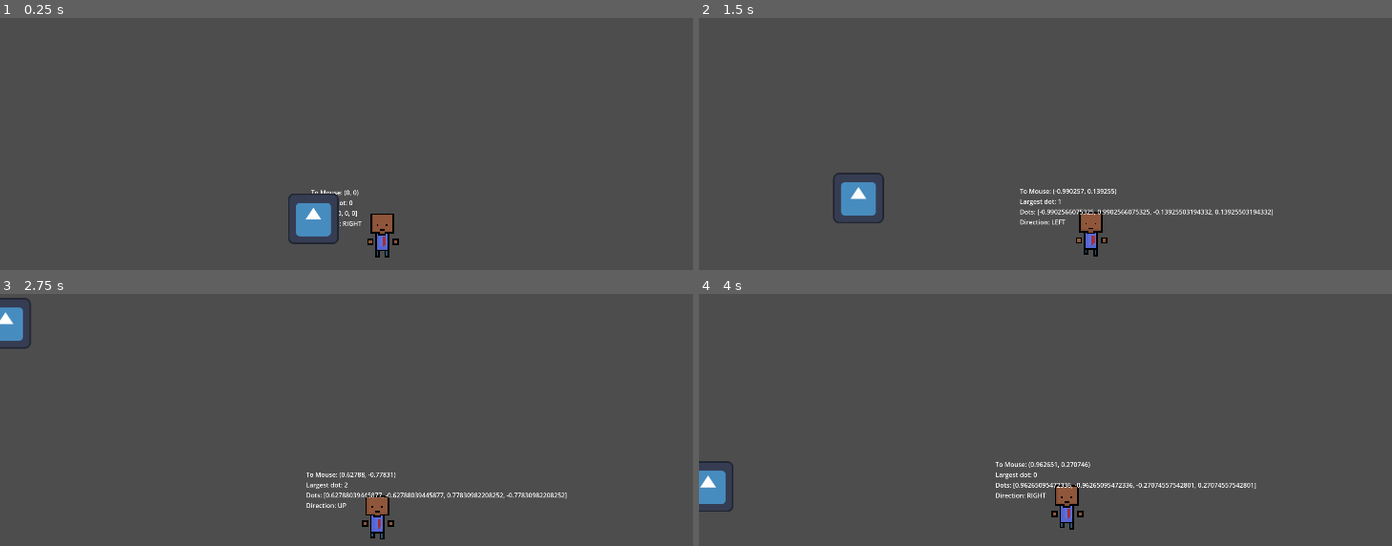
Above: before the commit, frames 1-4 (two rows, left to right).
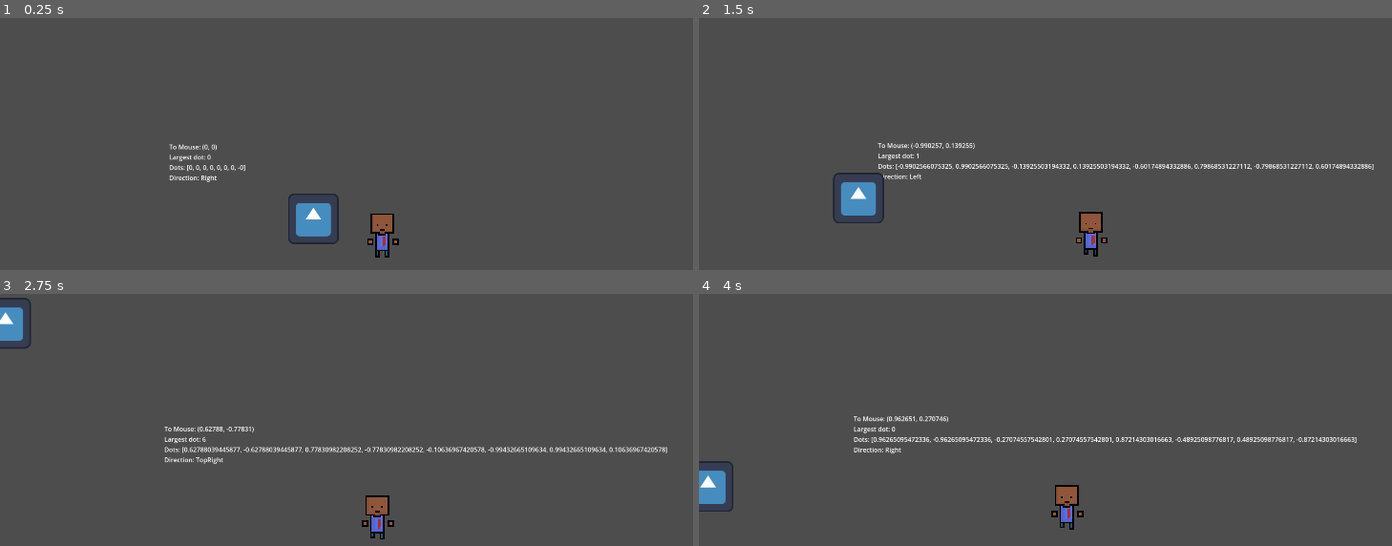
Above: after the commit, the same moments.

Repository: KarumGhag/Hitman-5
Game: Godot game, scene res://World/world.tscn
Two runs of this game, one before a commit and one after it. Both use one fixed random seed, a clock stepped at 60 frames per second and the inputs below. The engine's default icon, where the game draws it, is replaced by a stand-in: a white triangle on a blue panel in a dark square.
Inputs (mouse positions are in pixels of both pictures, inside the frame that each line leads up to):
- Up to frame 1 (0.25 s): no input
- Up to frame 2 (1.5 s): tap Enter at 0.5 s; move the mouse to (1246, 212) at 0.52 s; hold D (right) 0.53-1.28 s; move the mouse to (927, 254) at 1.27 s; hold S (down) from 1.28 s (still down)
- Up to frame 3 (2.75 s): move the mouse to (457, 414) at 2.02 s; release S (down) at 2.03 s; hold D (right) from 2.03 s (still down)
- Up to frame 4 (4 s): move the mouse to (outside the picture) at 2.77 s; release D (right) at 2.78 s; hold W (up) 2.78-3.53 s; tap Space at 3.5 s; move the mouse to (outside the picture) at 3.52 s; hold A (left) from 3.53 s (still down)

The runs differ from the first frame. In frame 1, 0.5% of the frame differs, in the area x 24-53%, y 50-83%; in frame 2, 1.8%; in frame 3, 2.0%, in the area x 23-97%, y 52-85%; in frame 4, 1.9%.

Commit message:
added diagonal directions, removed enum

Diff:
--- a/Player/player.gd
+++ b/Player/player.gd
@@ -22,22 +22,21 @@
 @export var leftArm : Bone2D
 
 #Getting direction to face
-enum facing {
-	LEFT,
-	RIGHT,
-	UP,
-	DOWN
-}
+var facing : Array[String] = ["Right", "Left", "Up", "Down", "BotRight", "BotLeft", "TopRight", "TopLeft"]
 
-var currentFacing : facing
-var directionVectors : Array[Vector2] = [Vector2.RIGHT, Vector2.LEFT, Vector2.UP, Vector2.DOWN]
-var dotProducts : Array[float] = [0, 0, 0, 0]
+var currentFacing : String
+var directionVectors : Array[Vector2] = [Vector2.RIGHT, Vector2.LEFT, Vector2.UP, Vector2.DOWN, Vector2(1, 1), Vector2(-1, 1), Vector2(1, -1), Vector2(-1, -1)]
+var dotProducts : Array[float] = [0, 0, 0, 0, 0, 0, 0, 0]
 var biggestDotIndex : int
 var directionToMouse : Vector2
 
 
 @export_subgroup("Debug")
 @export var debugText : Label
+
+func _ready() -> void:
+	for i in range(len(directionVectors)):
+		directionVectors[i] = directionVectors[i].normalized()
 
 func _process(_delta) -> void:
 
@@ -75,17 +74,9 @@
 
 	biggestDotIndex = getLargest(dotProducts)
 
-	if biggestDotIndex == 0:
-		currentFacing = facing.RIGHT
-	elif biggestDotIndex == 1:
-		currentFacing = facing.LEFT
-	elif biggestDotIndex == 2:
-		currentFacing = facing.UP
-	elif biggestDotIndex == 3:
-		currentFacing = facing.DOWN
+	currentFacing = facing[biggestDotIndex]
 
-
-	debugText.text = "To Mouse: " + str(directionToMouse) + "\nLargest dot: " + str(biggestDotIndex) + "\nDots: " + str(dotProducts) + "\nDirection: " + str(facing.keys()[currentFacing])
+	debugText.text = "To Mouse: " + str(directionToMouse) + "\nLargest dot: " + str(biggestDotIndex) + "\nDots: " + str(dotProducts) + "\nDirection: " + str(currentFacing)
 
 
 
--- a/Player/player.tscn
+++ b/Player/player.tscn
@@ -554,8 +554,8 @@
 speed_scale = 0.5
 
 [node name="Debug" type="Label" parent="."]
-offset_left = -177.0
-offset_top = -112.0
-offset_right = -137.0
-offset_bottom = -89.0
+offset_left = -534.0
+offset_top = -227.0
+offset_right = -463.0
+offset_bottom = -204.0
 text = "Direction"
Binary file changed: Player/Sprite-0001.aseprite
